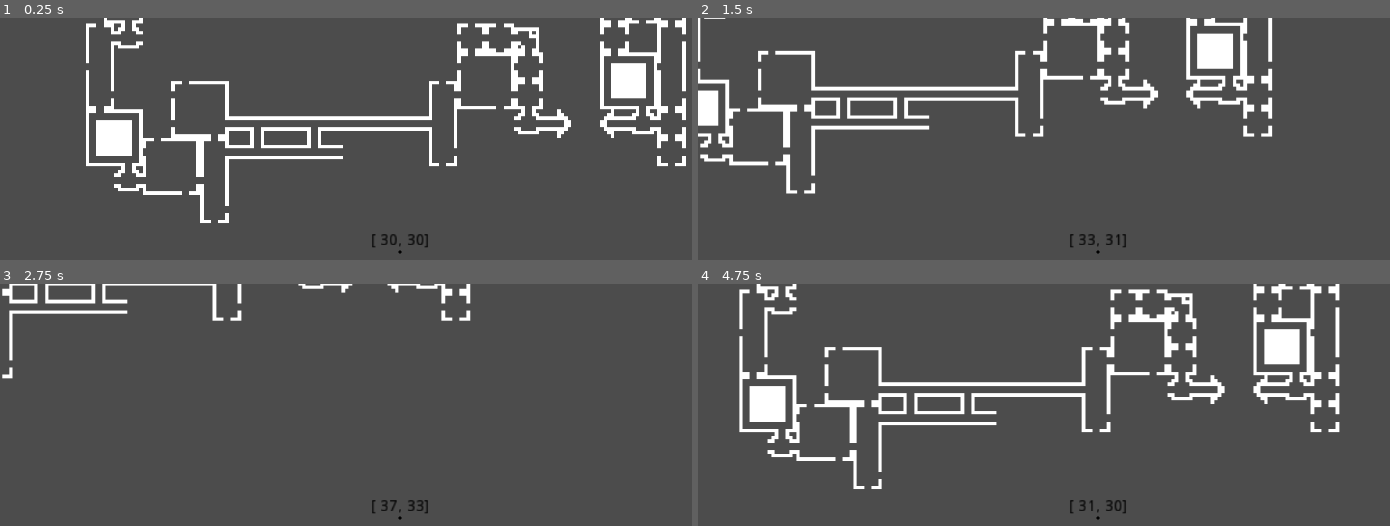
Above: before the commit, frames 1-4 (two rows, left to right).
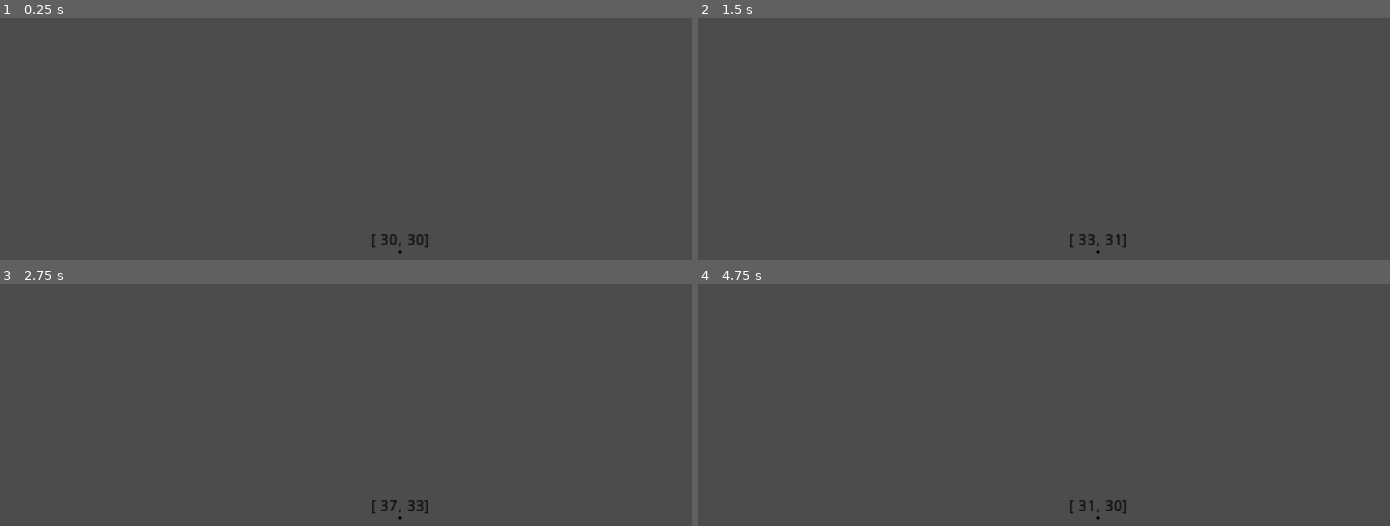
Above: after the commit, the same moments.

Repository: DarknessCatt/lost-soul-generator-study
Game: Godot game, scene res://roomcedural/map_generator/Map_Generator.tscn
Same seed, same stepped clock (60 frames per second), same inputs: the game is played once before the commit and once after it. The project has no main scene, so this scene is started directly.
Inputs:
- Up to frame 1 (0.25 s): no input
- Up to frame 2 (1.5 s): tap Enter at 0.5 s; hold Right (ui_right) 0.53-1.28 s; hold Down (ui_down) from 1.28 s (still down)
- Up to frame 3 (2.75 s): release Down (ui_down) at 2.03 s; hold Right (ui_right) from 2.03 s (still down)
- Up to frame 4 (4.75 s): release Right (ui_right) at 2.78 s; hold Up (ui_up) 2.78-3.53 s; hold Left (ui_left) from 3.53 s (still down)

The runs differ from the first frame. In frame 1, 9.4% of the frame differs, in the area x 12-100%, y 0-85%; in frame 2, 8.5%; in frame 3, 1.9%; in frame 4, 10%, in the area x 5-93%, y 0-85%.

Commit message:
Creating Start Room

Diff:
--- a/roomcedural/map_generator/Map_Generator.gd
+++ b/roomcedural/map_generator/Map_Generator.gd
@@ -3,6 +3,7 @@
 const ROOM_SIZE : int = 8
 
 enum exit_dir {UP, DOWN, LEFT, RIGHT}
+enum room_types {START, NORMAL, POWER, BONUS}
 
 const MAP_SIZE : Vector2 = Vector2(40, 40)
 const START_POS : Vector2 = Vector2(20, 20)
@@ -17,12 +18,34 @@
 		for _y in range(MAP_SIZE.y):
 			map_data[x].append(null)
 
-	var from_direction = exit_dir.UP
 	var room_pos = START_POS
+
+	$Room_Manager.prepare_room_list(room_types.START)
+	place_room(room_pos, $Room_Manager.get_room(), $Tile_Map)
+
+	var from_direction : int
+
+	match(int(rand_range(0,4))):
+
+		exit_dir.UP:
+			from_direction = exit_dir.DOWN
+			room_pos += Vector2.UP
+
+		exit_dir.DOWN:
+			from_direction = exit_dir.UP
+			room_pos += Vector2.DOWN
+
+		exit_dir.LEFT:
+			from_direction = exit_dir.RIGHT
+			room_pos += Vector2.LEFT
+
+		exit_dir.RIGHT:
+			from_direction = exit_dir.LEFT
+			room_pos += Vector2.RIGHT
 
 	var created_rooms : int = 0
 
-	$Room_Manager.prepare_room_list(from_direction)
+	$Room_Manager.prepare_room_list(room_types.NORMAL, from_direction)
 
 	while created_rooms < 30:
 		#print("Making room in "+str(room_pos))
@@ -59,14 +82,7 @@
 
 		created_rooms += 1
 		#print("\tmarking rooms in map_data")
-		for pos in new_room.positions:
-			var map_pos : Vector2 = room_placement_pos + pos
-			map_data[map_pos.x][map_pos.y] = new_room
-			#print("\t\t"+str(map_pos))
-
-		for tile in new_room.tiles:
-			var tile_pos : Vector2 = tile[0] + room_placement_pos*ROOM_SIZE
-			$Tile_Map.set_cell(tile_pos.x, tile_pos.y, tile[1])
+		self.place_room(room_placement_pos, new_room, $Tile_Map)
 
 		for exit in new_room.exits:
 			#print("\tgetting exit from "+str(room_placement_pos+exit[0])+" in direction "+str(exit[1]))
@@ -91,7 +107,7 @@
 
 				break
 
-		$Room_Manager.prepare_room_list(from_direction)
+		$Room_Manager.prepare_room_list(room_types.NORMAL, from_direction)
 
 func dir_is_valid(room_pos : Vector2, direction : int) -> bool:
 	match(direction):
@@ -113,3 +129,13 @@
 				return false
 
 	return true
+
+func place_room(room_placement_pos : Vector2, new_room : Dictionary, tilemap : TileMap) -> void:
+	for pos in new_room.positions:
+		var map_pos : Vector2 = room_placement_pos + pos
+		map_data[map_pos.x][map_pos.y] = new_room
+		#print("\t\t"+str(map_pos))
+
+	for tile in new_room.tiles:
+		var tile_pos : Vector2 = tile[0] + room_placement_pos*ROOM_SIZE
+		tilemap.set_cell(tile_pos.x, tile_pos.y, tile[1])
--- a/roomcedural/room_manager/Room_Manager.gd
+++ b/roomcedural/room_manager/Room_Manager.gd
@@ -1,6 +1,7 @@
 extends Node2D
 
 enum exit_dir {UP, DOWN, LEFT, RIGHT}
+enum room_types {START, NORMAL, POWER, BONUS}
 
 var room_list : Array = []
 
@@ -47,11 +48,18 @@
 
 	room_queue.list = normal_rooms[exit_dir.UP]
 	room_queue.list.shuffle()
-	#start_rooms.list.shuffle()
+	start_rooms.list.shuffle()
 	#power_rooms.list.shuffle()
 
-func prepare_room_list(dir : int) -> void:
-	room_queue.list = normal_rooms[dir]
+func prepare_room_list(type: int, dir : int = exit_dir.UP) -> void:
+	match(type):
+
+		room_types.START:
+			room_queue.list = start_rooms.list
+
+		room_types.NORMAL:
+			room_queue.list = normal_rooms[dir]
+
 	room_queue.list.shuffle()
 	room_queue.pointer = 0
 
